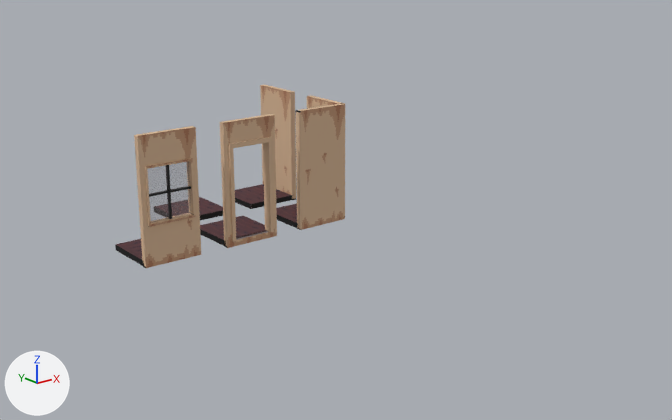
Two versions of the glTF model Blender files/MotelTileset.glb, one commit apart.
Camera for both pictures: a camera (50 mm lens) standing at (-26.4, -29.1, 10.3) and looking at (-8.8, -7.1, 1.5). The lights are fixed; the arrows at lower left show +X, +Y and +Z. Where no turn or scale is listed for an object, it has been applied to the vertices. Vertices at the same position are counted once.

The older version as bpy lines, for what is in view:
```python
mat_floor = principled_material('Floor')
mat_floor.texture = img_one_wall
mat_floor.roughness = 0.8
me_cube_015 = bpy.data.meshes.new('Cube.015')
me_cube_015.from_pydata(...)  # 16 vertices, 24 faces; spans x -1.0..1.1, y -1.0..1.0, z -0.11..4.11
me_cube_015.materials.append(mat_floor)  # picture img_one_wall
me_cube_016 = bpy.data.meshes.new('Cube.016')
me_cube_016.from_pydata(...)  # a box spanning x -1.0..1.0, y -1.0..1.0, z -0.1..0.1
me_cube_016.materials.append(mat_floor)  # picture img_one_wall
me_cube_018 = bpy.data.meshes.new('Cube.018')
me_cube_018.from_pydata(...)  # 24 vertices, 36 faces; spans x -1.0..1.1, y -1.1..1.0, z -0.11..4.11
me_cube_018.materials.append(mat_floor)  # picture img_one_wall
me_cube_019 = bpy.data.meshes.new('Cube.019')
me_cube_019.from_pydata(...)  # 40 vertices, 72 faces; spans x -1.0..1.0, y -1.17..1.0, z -0.11..4.11
me_cube_019.materials.append(mat_floor)  # picture img_one_wall
me_cube_028 = bpy.data.meshes.new('Cube.028')
me_cube_028.from_pydata(...)  # 72 vertices, 124 faces; spans x -1.0..1.0, y -1.15..1.0, z -0.11..4.11
# faces by material slot: [12, 88, 24]
me_cube_028.materials.append(mat_window)
me_cube_028.materials.append(mat_floor)  # picture img_one_wall
me_cube_028.materials.append(mat_shoe)  # black #000000
ob_cube_002 = bpy.data.objects.new('Cube.002', me_cube_015)
ob_cube_002.location = (-7.0, 0.0, 0.0)
ob_cube_003 = bpy.data.objects.new('Cube.003', me_cube_016)
ob_cube_003.location = (-10.0, 0.0, 0.0)
ob_cube_006 = bpy.data.objects.new('Cube.006', me_cube_019)
ob_cube_006.location = (-10.0, -3.0, 0.0)
ob_cube_008 = bpy.data.objects.new('Cube.008', me_cube_018)
ob_cube_008.location = (-7.0, -3.0, 0.0)
ob_cube_014 = bpy.data.objects.new('Cube.014', me_cube_028)
ob_cube_014.location = (-13.0, -3.0, 0.0)
```
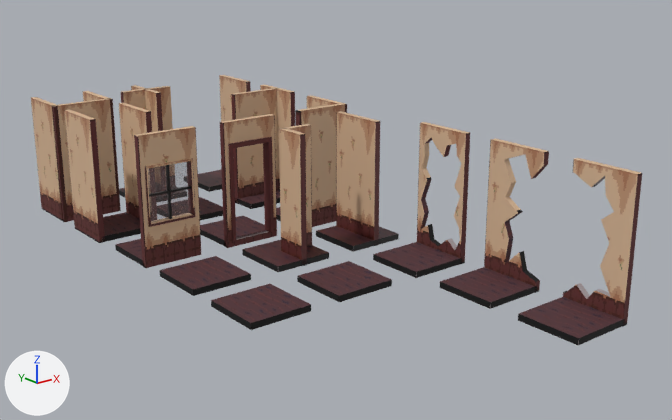
Commit message: fixed tileset

Where the newer file only moved an object's origin or applied its transform, the numbers keep the older frame.

What changed in the scene script:
```text
Change mat_floor:
    mat_floor.texture: img_one_wall -> img_moteltileset_two
Change me_cube_015:
    remove me_cube_015.from_pydata(...)  # 16 vertices, 24 faces; spans x -1.0..1.1, y -1.0..1.0, z -0.11..4.11
    add me_cube_015.from_pydata(...)  # 24 vertices, 36 faces; spans x -1.0..1.1, y -1.0..1.0, z -0.11..4.11
    me_cube_015 part 1: a new loose piece, a box spanning x -1.0..1.0, y -0.1..0.1, z -0.11..4.11, in mat_alt_wall (picture img_moteltileset_two)
    add me_cube_015.materials.append(mat_alt_wall)  # picture img_moteltileset_two
Add ob_cube_030:
    ob_cube_030 = bpy.data.objects.new('Cube.030', me_cube_051)  # a box spanning x -1.0..1.0, y -1.0..1.0, z -0.1..0.1; in mat_floor_012 (picture img_moteltileset_four)
    ob_cube_030.location = (-10.0, -9.0, 0.0)
Add ob_cube_028:
    ob_cube_028 = bpy.data.objects.new('Cube.028', me_cube_050)  # a box spanning x -1.0..1.0, y -1.0..1.0, z -0.1..0.1; in mat_floor_006 (picture img_moteltileset_three)
    ob_cube_028.location = (-13.0, -9.0, 0.0)
Add ob_cube_022:
    ob_cube_022 = bpy.data.objects.new('Cube.022', me_cube_039)  # a box spanning x -0.1..0.1, y -1.0..1.0, z -0.11..4.11; a box spanning x -1.0..1.0, y -1.0..1.0, z -0.1..0.1; a box spanning x -1.0..1.0, y -0.1..0.1, z -0.11..4.11; in mat_alt_wall (picture img_moteltileset_two)
    ob_cube_022.location = (-10.0, 3.0, 0.0)
Add ob_cube_010:
    ob_cube_010 = bpy.data.objects.new('Cube.010', me_cube_041)  # a box spanning x -1.0..1.0, y -1.0..1.0, z -0.1..0.1; a box spanning x -0.1..0.1, y -1.0..1.0, z -0.11..4.11; in mat_alt_wall (picture img_moteltileset_two)
    ob_cube_010.location = (-7.0, -6.0, 0.0)
Add ob_cube_015:
    ob_cube_015 = bpy.data.objects.new('Cube.015', me_cube_043)  # 30 vertices, 44 faces; spans x -1.0..1.0, y -1.0..1.0, z -0.11..4.11; in mat_alt_wall (picture img_moteltileset_two)
    ob_cube_015.location = (-10.0, -6.0, 0.0)
Add ob_cube_029:
    ob_cube_029 = bpy.data.objects.new('Cube.029', me_cube_033)  # 48 vertices, 80 faces; spans x -1.1..1.1, y -1.1..1.0, z -0.11..4.11; in mat_floor_010 (picture img_moteltileset_two), mat_floor_009 (picture img_moteltileset_two), mat_floor_011 (picture img_moteltileset_two)
    ob_cube_029.location = (-13.0, 3.0, 0.0)
Add ob_cube_027:
    ob_cube_027 = bpy.data.objects.new('Cube.027', me_cube_030)  # a box spanning x -1.1..-0.9, y -1.0..1.0, z -0.11..4.11, material slot 0; a box spanning x -1.0..1.0, y -1.0..1.0, z -0.1..0.1, material slot 1; a box spanning x 0.9..1.1, y -1.0..1.0, z -0.11..4.11, material slot 1; in mat_floor_008 (picture img_moteltileset_two), mat_floor_007 (picture img_moteltileset_two)
    ob_cube_027.location = (-13.0, 0.0, 0.0)
Add ob_cube_023:
    ob_cube_023 = bpy.data.objects.new('Cube.023', me_cube_025)  # a box spanning x 0.9..1.1, y -1.0..1.0, z -0.11..4.11; a box spanning x -1.0..1.0, y -1.0..1.0, z -0.1..0.1; in mat_alt_wall (picture img_moteltileset_two)
    ob_cube_023.location = (-7.0, 3.0, 0.0)
Add ob_cube_021:
    ob_cube_021 = bpy.data.objects.new('Cube.021', me_cube_022)  # 55 vertices, 102 faces; spans x -1.0..1.1, y -1.0..1.0, z -0.11..4.11; in mat_floor_003 (picture img_moteltileset_two)
    ob_cube_021.location = (-7.0, -12.0, 0.0)
Add ob_cube_019:
    ob_cube_019 = bpy.data.objects.new('Cube.019', me_cube_020)  # 61 vertices, 114 faces; spans x -1.0..1.1, y -1.0..1.0, z -0.11..4.11; in mat_floor_004 (picture img_moteltileset_two)
    ob_cube_019.location = (-7.0, -15.0, 0.0)
Add ob_cube_017:
    ob_cube_017 = bpy.data.objects.new('Cube.017', me_cube_013)  # 88 vertices, 172 faces; spans x -1.0..1.1, y -1.0..1.0, z -0.11..4.11; in mat_floor_002 (picture img_moteltileset_two)
    ob_cube_017.location = (-7.0, -9.0, 0.0)
Add ob_cube_024:
    ob_cube_024 = bpy.data.objects.new('Cube.024', me_cube_016.copy())  # the mesh of ob_cube_003
    ob_cube_024.location = (-13.0, -6.0, 0.0)
```

Changed parts and their boxes (x1, y1, x2, y2) in the pictures (672 x 420 px):
'Cube.019', added
    after: (518, 158, 642, 345)
'Cube.021', added
    after: (440, 139, 549, 309)
'Cube.027', added
    after: (64, 103, 157, 243)
'Cube.014', surface changed
    both: (134, 128, 201, 268)
'Cube.008', surface changed
    both: (276, 101, 347, 230)
'Cube.029', added (beige)
    after: (31, 91, 121, 222)
'Cube.010', added
    after: (316, 111, 399, 252)
'Cube.015', added
    after: (242, 124, 329, 272)
'Cube.017', added
    after: (373, 122, 470, 278)
'Cube.002', surface changed, reshaped
    before: (235, 85, 296, 209)
    after: (231, 85, 295, 209)
'Cube.006', surface changed
    both: (200, 114, 277, 248)
'Cube.028', added (brown)
    after: (211, 284, 311, 330)
'Cube.030', added (brown)
    after: (297, 261, 392, 302)
'Cube.024', added (brown)
    after: (159, 256, 251, 296)
'Cube.022', added (brown)
    after: (119, 85, 187, 202)
'Cube.023', added (beige)
    after: (184, 75, 251, 192)
'Cube.003', surface changed (brown to grey)
    both: (154, 197, 223, 220)
part 1 of me_cube_015, added (brown)
    after: (231, 88, 278, 203)
